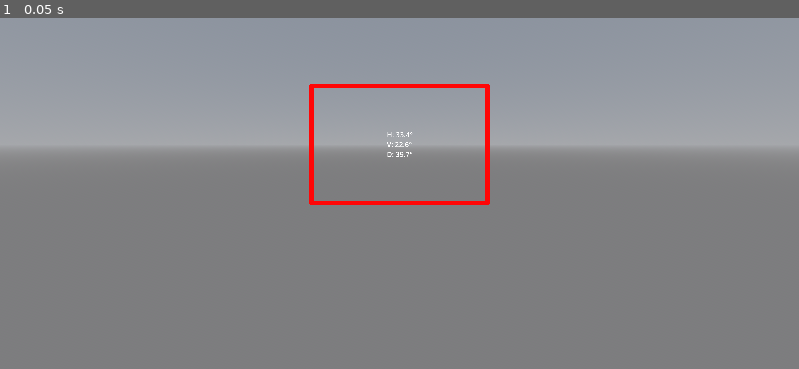
Above: before the commit, frame 1.
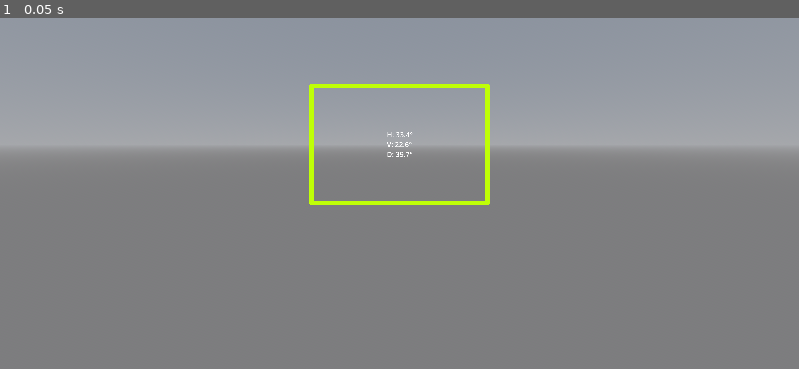
Above: after the commit, the same moment.

Repository: kwhitley/fov
Game: Godot game, scene res://main.tscn
Same seed, same stepped clock (60 frames per second), same inputs: the game is played once before the commit and once after it.
Inputs:
- Up to frame 1 (0.05 s): no input

The runs differ from the first frame. In frame 1, 0.9% of the frame differs, in the area x 38-62%, y 18-54%.

Commit message:
only adjust major dimension when joystick tweaking

Diff:
--- a/main.gd
+++ b/main.gd
@@ -79,12 +79,25 @@
 			offset_v -= deg_to_rad(right_stick.y * offset_speed * delta)
 			offset_changed = true
 	else:
-		# Resize mode
-		if abs(right_stick.x) > 0.1:
+		# Resize mode - use dominant axis only, unless both are high (rapid scale)
+		var abs_x: float = absf(right_stick.x)
+		var abs_y: float = absf(right_stick.y)
+		var both_high: bool = abs_x > 0.7 and abs_y > 0.7
+
+		if both_high:
+			# Both axes strong - allow simultaneous scaling
+			rect_half_width += right_stick.x * resize_speed * delta
+			rect_half_width = clamp(rect_half_width, 0.02, 1.0)
+			rect_half_height += right_stick.y * resize_speed * delta
+			rect_half_height = clamp(rect_half_height, 0.02, 1.0)
+			size_changed = true
+		elif abs_x > 0.1 and abs_x >= abs_y:
+			# Horizontal dominant
 			rect_half_width += right_stick.x * resize_speed * delta
 			rect_half_width = clamp(rect_half_width, 0.02, 1.0)
 			size_changed = true
-		if abs(right_stick.y) > 0.1:
+		elif abs_y > 0.1:
+			# Vertical dominant
 			rect_half_height += right_stick.y * resize_speed * delta
 			rect_half_height = clamp(rect_half_height, 0.02, 1.0)
 			size_changed = true
--- a/main.tscn
+++ b/main.tscn
@@ -4,7 +4,7 @@
 
 [sub_resource type="StandardMaterial3D" id="StandardMaterial3D_capsule"]
 shading_mode = 0
-albedo_color = Color(1, 0, 0, 1)
+albedo_color = Color(0.75, 1, 0, 1)
 
 [sub_resource type="CapsuleMesh" id="CapsuleMesh_frame"]
 material = SubResource("StandardMaterial3D_capsule")
